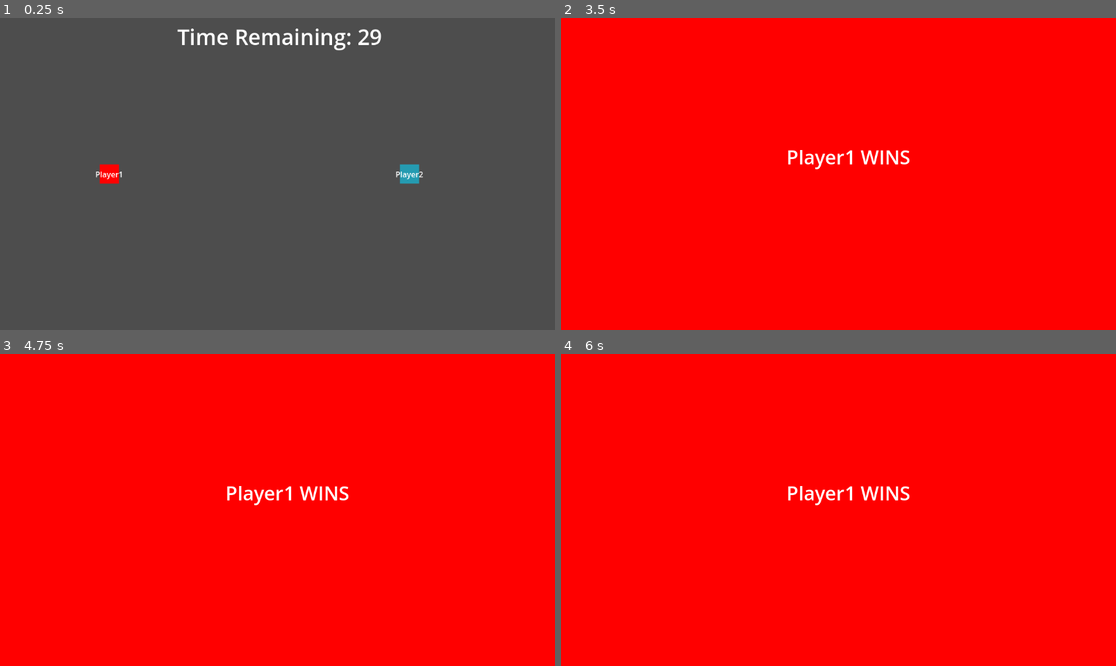
Above: before the commit, frames 1-4 (two rows, left to right).
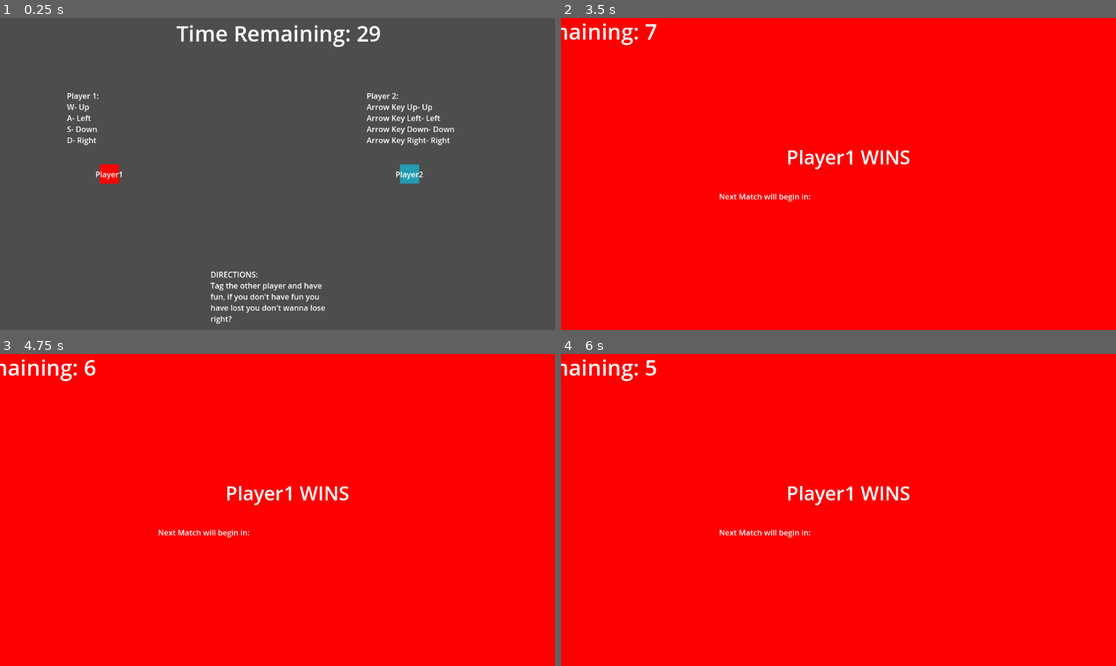
Above: after the commit, the same moments.

Repository: malceore/multiplayer_playground
Game: Godot game, scene res://scenes/levels/test_arena.tscn
Same seed, same stepped clock (60 frames per second), same inputs: the game is played once before the commit and once after it.
Inputs:
- Up to frame 1 (0.25 s): no input
- Up to frame 2 (3.5 s): tap Enter at 0.5 s; hold D (right) 0.53-1.28 s; hold S (down) 1.28-2.03 s; hold D (right) 2.03-2.78 s; hold W (up) from 2.78 s (still down)
- Up to frame 3 (4.75 s): release W (up) at 3.53 s; hold A (left) from 3.53 s (still down); tap Space at 4.25 s
- Up to frame 4 (6 s): tap Enter at 5 s; release A (left) at 5.03 s; hold S (down) 5.03-5.78 s; tap Space at 5.75 s; hold D (right) from 5.78 s (still down)

The runs differ from the first frame. In frame 1, 2.6% of the frame differs, in the area x 12-82%, y 2-98%; in frame 2, 0.5%; in frame 3, 0.5%; in frame 4, 0.5%.

Commit message:
Added instructions and timers

Diff:
--- a/scenes/levels/test_arena.tscn
+++ b/scenes/levels/test_arena.tscn
@@ -20,9 +20,45 @@
 down = "arrow_D"
 
 [node name="TimerContainer" parent="." instance=ExtResource("2_v4ema")]
-position = Vector2(0, -286)
+position = Vector2(2, -324)
 
 [node name="Camera2D" type="Camera2D" parent="."]
+
+[node name="RichTextLabel" type="RichTextLabel" parent="."]
+offset_left = -437.0
+offset_top = -174.0
+offset_right = -223.0
+offset_bottom = -59.0
+text = "Player 1:
+W- Up
+A- Left
+S- Down
+D- Right"
+fit_content = true
+scroll_active = false
+
+[node name="RichTextLabel2" type="RichTextLabel" parent="."]
+offset_left = 185.0
+offset_top = -174.0
+offset_right = 378.0
+offset_bottom = -59.0
+text = "Player 2:
+Arrow Key Up- Up
+Arrow Key Left- Left
+Arrow Key Down- Down
+Arrow Key Right- Right"
+fit_content = true
+scroll_active = false
+
+[node name="RichTextLabel3" type="RichTextLabel" parent="."]
+offset_left = -139.0
+offset_top = 197.0
+offset_right = 115.0
+offset_bottom = 396.0
+text = "DIRECTIONS:
+Tag the other player and have fun, if you don't have fun you have lost you don't wanna lose right? "
+fit_content = true
+scroll_active = false
 
 [node name="VictoryScreen" parent="." instance=ExtResource("3_kljvt")]
 visible = false
--- a/scenes/timer/timer.gd
+++ b/scenes/timer/timer.gd
@@ -1,4 +1,10 @@
 extends Node2D
+
+@export var time = 30
 
 func _process(delta):
 	$Label.text = "[center]Time Remaining: " + str(floor($Timer.time_left))
+
+func _ready():
+	$Timer.set_wait_time(time)
+	$Timer.start()
--- a/scenes/timer/timer.tscn
+++ b/scenes/timer/timer.tscn
@@ -8,20 +8,15 @@
 [node name="Timer" type="Timer" parent="."]
 wait_time = 30.0
 one_shot = true
-autostart = true
 
 [node name="Label" type="RichTextLabel" parent="."]
-anchors_preset = 8
+anchors_preset = 5
 anchor_left = 0.5
-anchor_top = 0.5
 anchor_right = 0.5
-anchor_bottom = 0.5
-offset_left = -218.0
-offset_top = -31.0
-offset_right = 227.0
-offset_bottom = 32.0
+offset_left = -222.5
+offset_right = 222.5
+offset_bottom = 63.0
 grow_horizontal = 2
-grow_vertical = 2
 theme_override_font_sizes/normal_font_size = 45
 bbcode_enabled = true
 text = "[center]00:00"
--- a/scenes/victory_screen/victory_screen.tscn
+++ b/scenes/victory_screen/victory_screen.tscn
@@ -1,6 +1,7 @@
-[gd_scene load_steps=2 format=3 uid="uid://dce4osgytdv5x"]
+[gd_scene load_steps=3 format=3 uid="uid://dce4osgytdv5x"]
 
 [ext_resource type="Script" path="res://scenes/victory_screen/victory_screen.gd" id="1_37t8c"]
+[ext_resource type="PackedScene" uid="uid://hey2wphj6kdt" path="res://scenes/timer/timer.tscn" id="2_c2qsc"]
 
 [node name="VictoryScreen" type="Control"]
 layout_mode = 3
@@ -25,3 +26,17 @@
 offset_bottom = 313.0
 theme_override_font_sizes/font_size = 40
 text = "Player"
+
+[node name="RichTextLabel" type="RichTextLabel" parent="."]
+layout_mode = 0
+offset_left = 329.0
+offset_top = 363.0
+offset_right = 527.0
+offset_bottom = 388.0
+text = "Next Match will begin in:"
+fit_content = true
+scroll_active = false
+context_menu_enabled = true
+
+[node name="TimerContainer" parent="." instance=ExtResource("2_c2qsc")]
+time = 11
